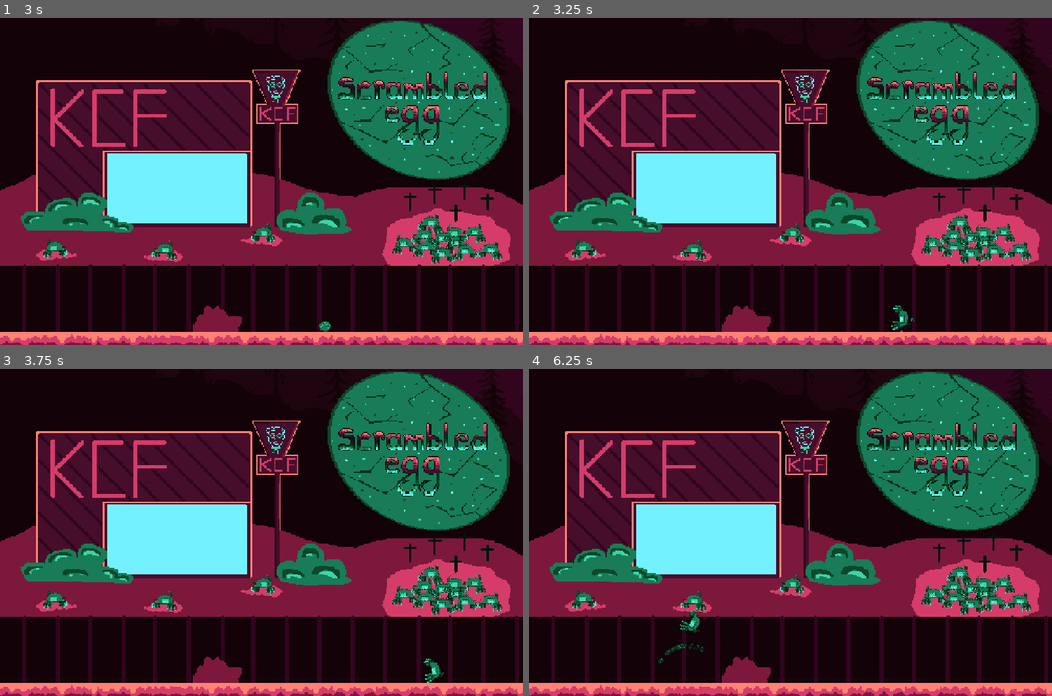
Above: before the commit, frames 1-4 (two rows, left to right).
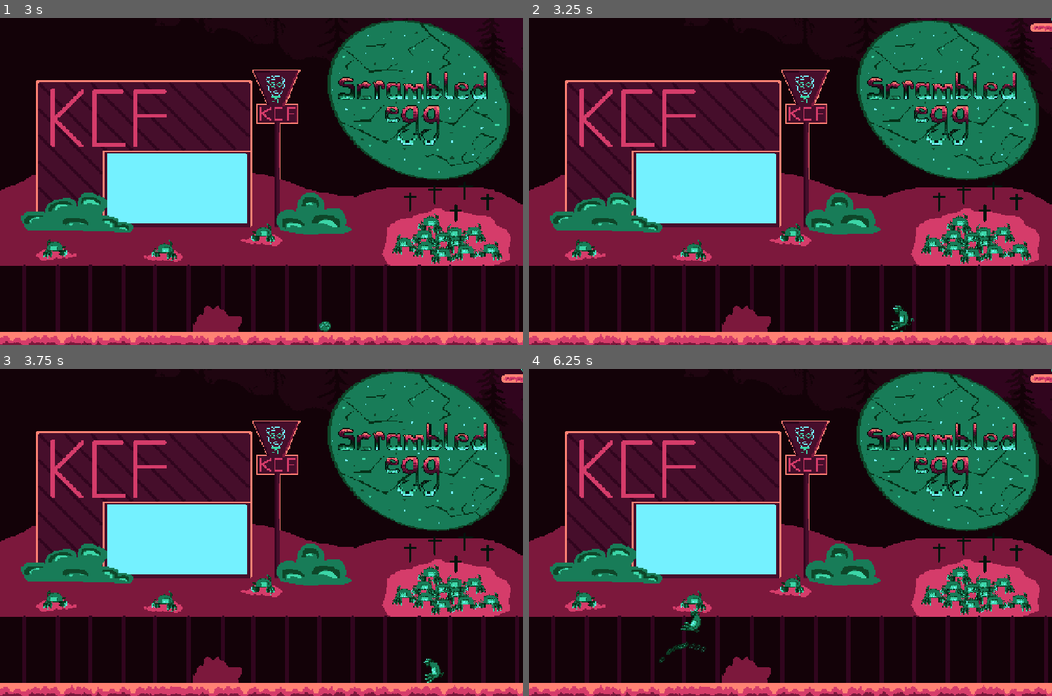
Above: after the commit, the same moments.

Repository: SinusMs/minijam-187
Game: Godot game, scene res://globals/scene_manager.tscn
The game is run twice, just before and just after one commit, with the same random seed, the same clock (stepped at 60 frames per second) and the same inputs.
Inputs (mouse positions are in pixels of both pictures, inside the frame that each line leads up to):
- Up to frame 1 (3 s): tap Enter (evolve) at 0.5, 0.6, 1.35, 2.3 s; move the mouse to (376, 165) at 0.52 s; hold D (right) 0.53-1.28 s; click (376, 165) at 0.67 s; tap Space (jump) at 0.77, 1.52 s; move the mouse to (156, 197) at 1.27 s; hold A (left) 1.28-2.03 s; tap R (reset) at 2 s; move the mouse to (313, 109) at 2.02 s; hold D (right) from 2.03 s (still down); tap F (fight) at 2.1 s; move the mouse to (235, 246) at 2.77 s; tap P (shake) at 2.85 s; click (235, 246) at 2.92 s
- Up to frame 2 (3.25 s): keep holding D (right); tap Space (jump) at 3.02 s; tap Enter (evolve) at 3.05 s
- Up to frame 3 (3.75 s): move the mouse to (418, 581) at 3.52 s; release D (right) at 3.53 s; hold A (left) from 3.53 s (still down); tap Enter (evolve) at 3.6 s
- Up to frame 4 (6.25 s): tap Space (jump) at 3.77, 4.52, 6.02 s; move the mouse to (633, 483) at 4.27 s; tap Enter (evolve) at 4.35, 5.3, 6.05 s; move the mouse to (816, 532) at 5.02 s; tap F (fight) at 5.1 s; click (816, 532) at 5.17 s; move the mouse to (712, 450) at 5.77 s; release A (left) at 5.78 s; hold D (right) from 5.78 s (still down); tap P (shake) at 5.85 s

Frame 1 is identical in both runs. In frame 2, 0.1% of the frame differs, in the area x 69-100%, y 0-95%; in frame 3, 0.1%; in frame 4, 0.3%, in the area x 24-100%, y 0-91%.

Commit message:
spawn on hatch

Diff:
--- a/entities/character/egg.gd
+++ b/entities/character/egg.gd
@@ -43,6 +43,7 @@
 	speed += delta * 50.0
 	if Input.is_action_just_pressed("evolve"):
 		SignalBus.SwapShaderEffect.emit()
+		SignalBus.egg_broke.emit(character.global_position)
 		transitioned.emit(self, "chimken")
 
 	time += delta
Not shown: 1 places in entities/character/character_controller.tscn that only renumber resources
